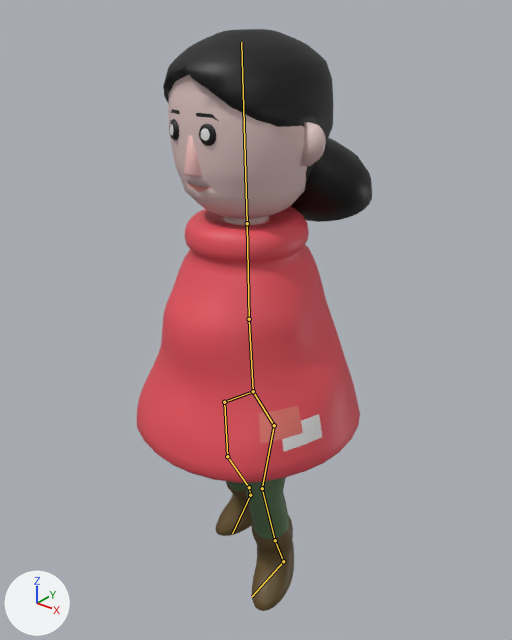
One commit to the Blender file TresFabulasGeniales/Assets/Modelos/Personajes/Evita/Evita.blend: the scene before it, then after it.
Both versions are drawn from a 50 mm camera at (7.3, -6.92, 3.14) aimed at (-0.14, 2.39, -2.63). Lighting does not change. The marker at lower left points along +X, +Y and +Z. Both versions are drawn at frame 18 of the action 'ArmatureAction.001'; the numbers are the values there. The bones that bend it are drawn over the model as lines.
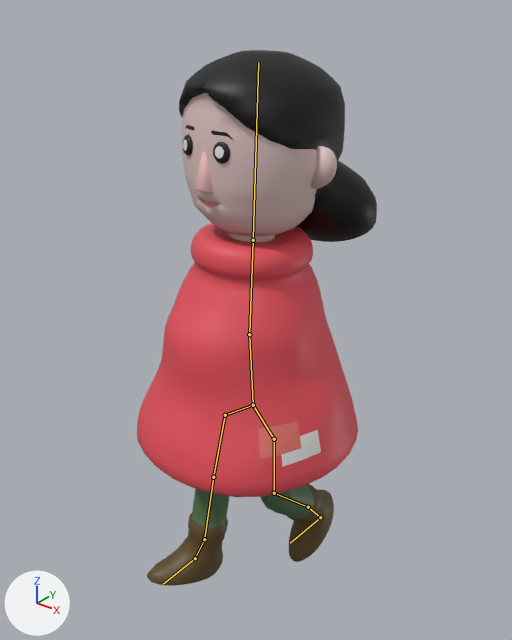
The change, as a list of edits to the scene's bpy script:
```text
Change bone_bone:
    where bone_bone = bpy.data.objects['Armature.001'].pose.bones['Bone']
    bone_bone.location: (0.0, 0.3, 0.0) -> (0.0, 0.0, 0.0)
    bone_bone.rotation_quaternion: (0.997, -0.01, -0.04, 0.02) -> (0.999, -0.032, -0.039, 0.001)  # degrees (-1, -5, 2) -> degrees (-4, -4, 0)
Change bone_bone_002:
    where bone_bone_002 = bpy.data.objects['Armature.001'].pose.bones['Bone.002']
    bone_bone_002.location: (0.0, -0.3, -0.02) -> (0.0, 0.0, 0.0)
Change bone_bone_004:
    where bone_bone_004 = bpy.data.objects['Armature.001'].pose.bones['Bone.004']  # child of 'Bone.003'
    bone_bone_004.rotation_quaternion: (0.966, 0.0, -0.003, -0.151) -> (1.0, 0.0, 0.0, 0.0)  # degrees (0, 0, -18) -> degrees (0, 0, 0)
Change bone_bone_005:
    where bone_bone_005 = bpy.data.objects['Armature.001'].pose.bones['Bone.005']  # child of 'Bone.004'
    bone_bone_005.rotation_quaternion: (0.934, 0.0, 0.013, 0.252) -> (0.918, 0.0, 0.02, 0.396)  # degrees (0, 1, 30) -> degrees (1, 2, 47)
Change bone_bone_006:
    where bone_bone_006 = bpy.data.objects['Armature.001'].pose.bones['Bone.006']  # child of 'Bone.005'
    bone_bone_006.rotation_quaternion: (1.0, 0.0, 0.0, 0.0) -> (0.964, -0.003, 0.249, -0.093)  # degrees (0, 0, 0) -> degrees (-3, 29, -12)
Change bone_bone_011:
    where bone_bone_011 = bpy.data.objects['Armature.001'].pose.bones['Bone.011']  # child of 'Bone.006'
    bone_bone_011.rotation_quaternion: (0.993, 0.026, 0.002, -0.065) -> (1.0, 0.0, 0.0, 0.0)  # degrees (3, 0, -8) -> degrees (0, 0, 0)
Change bone_bone_008:
    where bone_bone_008 = bpy.data.objects['Armature.001'].pose.bones['Bone.008']  # child of 'Bone.007'
    bone_bone_008.rotation_quaternion: (0.976, 0.0, -0.001, -0.037) -> (0.993, 0.0, 0.005, 0.116)  # degrees (0, 0, -4) -> degrees (0, 1, 13)
Change bone_bone_009:
    where bone_bone_009 = bpy.data.objects['Armature.001'].pose.bones['Bone.009']  # child of 'Bone.008'
    bone_bone_009.rotation_quaternion: (0.932, 0.0, -0.001, -0.207) -> (1.0, 0.0, 0.0, 0.0)  # degrees (0, 0, -25) -> degrees (0, 0, 0)
Change bone_bone_012:
    where bone_bone_012 = bpy.data.objects['Armature.001'].pose.bones['Bone.012']  # child of 'Bone.010'
    bone_bone_012.rotation_quaternion: (0.988, 0.07, -0.02, 0.055) -> (1.0, 0.0, 0.0, 0.0)  # degrees (8, -3, 6) -> degrees (0, 0, 0)
```

Boxes [x1, y1, x2, y2] around the edits, measured in the pictures (512 x 640 px):
'Cylinder.000', posed (8% shorter)
    before: [137, 29, 372, 611]
    after: [137, 50, 377, 586]
bone 'Bone', root to tip
    before: (249, 319) to (247, 223)
    after: (249, 334) to (253, 240)
bone 'Bone.002', root to tip
    before: (249, 319) to (253, 391)
    after: (249, 334) to (253, 405)
bone 'Bone.004', root to tip
    before: (274, 425) to (262, 488)
    after: (274, 439) to (274, 493)
bone 'Bone.005', root to tip
    before: (262, 488) to (275, 540)
    after: (274, 493) to (308, 507)
bone 'Bone.006', root to tip
    before: (275, 540) to (283, 561)
    after: (308, 507) to (320, 517)
bone 'Bone.011', root to tip
    before: (283, 561) to (252, 596)
    after: (320, 517) to (290, 543)
bone 'Bone.008', root to tip
    before: (224, 402) to (227, 456)
    after: (225, 415) to (213, 477)
bone 'Bone.009', root to tip
    before: (227, 456) to (249, 487)
    after: (213, 477) to (204, 539)
bone 'Bone.012', root to tip
    before: (250, 495) to (232, 533)
    after: (195, 558) to (163, 584)
